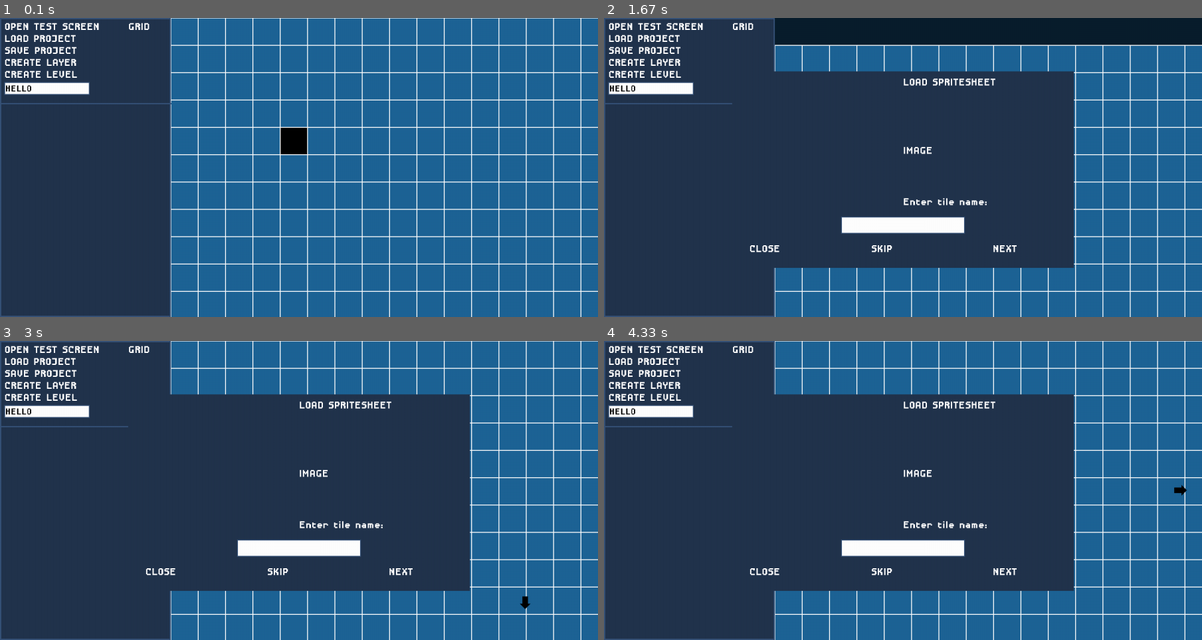
Above: before the commit, frames 1-4 (two rows, left to right).
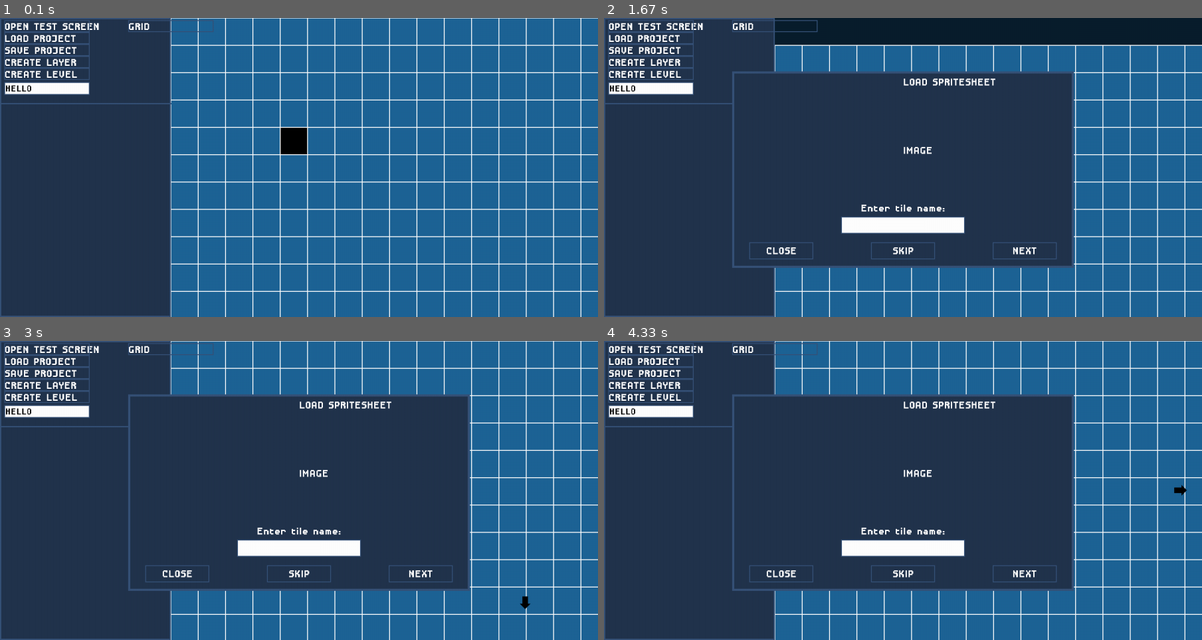
Above: after the commit, the same moments.

Repository: ImYourDope/PyGameLevelDesigner
Game: pygame game, started from main.py
Two runs of this game, one before a commit and one after it. Both use one fixed random seed, a clock stepped at 60 frames per second and the inputs below.
Inputs (mouse positions are in pixels of both pictures, inside the frame that each line leads up to):
- Up to frame 1 (0.1 s): no input
- Up to frame 2 (1.67 s): click "CREATE LEVEL" at 0.38 s; click "OPEN TEST SCREEN" at 0.72 s; click (986, 38) at 1.05 s; click (1124, 272) at 1.38 s
- Up to frame 3 (3 s): click (526, 604) at 2.72 s
- Up to frame 4 (4.33 s): click (807, 391) at 3.05 s; click (1058, 463) at 3.38 s; click (1178, 490) at 4.22 s

The runs differ from the first frame. In frame 1, 0.4% of the frame differs, in the area x 0-36%, y 0-21%; in frame 2, 2.5%, in the area x 0-79%, y 0-84%; in frame 3, 2.5%; in frame 4, 2.5%.

Commit message:
Added border to button. Changed button drawing behaviour

Diff:
--- a/DOM/Layout.py
+++ b/DOM/Layout.py
@@ -2,7 +2,7 @@
 
 from EventManager import Singleton
 from DOM.DOMEventElement import DOMEventElement
-from settings import ui_main_color
+from settings import ui_main_color, popup_screen_border_color
 
 
 class Layout:
@@ -114,6 +114,8 @@
         if 'id' not in self.__dict__ or self.id != 'root':
             surface = pygame.Surface(self.rect())
             surface.fill(ui_main_color)
+            rect = surface.get_rect()
+            pygame.draw.rect(surface, popup_screen_border_color, rect, 5)
             # pygame.draw.rect(screen, ui_main_color, self.rect())
             for elem in self.dom.values():
                 elem.draw(surface)
--- a/Interface/Button.py
+++ b/Interface/Button.py
@@ -1,7 +1,72 @@
+import pygame
+
 from settings import *
 from DOM.ElementInterface import ElementInterface
 from DOM.Layout import layout_manager
 
+
+# class Button(ElementInterface):
+#     DEFAULT = {
+#         'x': 0,
+#         'y': 0,
+#         'width': 200,
+#         'height': 28,
+#         'align': {
+#             'x': 'left',
+#             'y': 'top'
+#         },
+#         'hover': {
+#             'position': 'relative',
+#             'x': 0,
+#             'y': 0
+#         }
+#     }
+#
+#     def __init__(self, properties):
+#         self.id = properties['id']
+#         self.pos = (
+#             properties['x'],
+#             properties['y']
+#         )
+#         self.rect_size = (
+#             properties['width'],
+#             properties['height']
+#         )
+#
+#         self.rect = pygame.Rect((
+#             properties['x'],
+#             properties['y'],
+#             properties['width'],
+#             properties['height']
+#         ))
+#
+#         self.align = properties['align']
+#
+#     def align_shifting(self):
+#
+#         pos = [*self.pos]
+#
+#         width = self.rect_size[0]
+#         height = self.rect_size[1]
+#
+#         if self.align['x'] == 'center':
+#             pos[0] -= width / 2
+#         elif self.align['x'] == 'right':
+#             pos[0] -= width
+#
+#         if self.align['y'] == 'center':
+#             pos[1] += height / 2
+#         elif self.align['y'] == 'bottom':
+#             pos[1] += height
+#
+#         return pos
+#
+#     def mouse_collision(self, pos):
+#         return self.rect.collidepoint(pos)
+#
+#     def draw(self, screen):
+#         pygame.draw.rect(screen, background_color, (self.rect_size, self.pos))
+#         pygame.draw.rect(screen, popup_screen_border_color, (self.rect_size, self.pos), 2)
 
 class Button(ElementInterface):
     DEFAULT = {
@@ -9,6 +74,10 @@
         'y': 0,
         'width': 200,
         'height': 28,
+        'align': {
+            'x': 'left',
+            'y': 'top'
+        },
         'hover': {
             'position': 'relative',
             'x': 0,
@@ -25,15 +94,64 @@
 
         self.surface = main_font.render(properties['text'], False, main_font_color)
         self.pos = (properties['x'], properties['y'])
-        self.rect = self.surface.get_rect(topleft=self.pos)
+        self.rect_size = (properties['width'], properties['height'])
+        self.rect = pygame.Rect(
+            self.pos,
+            self.rect_size
+        )
+        self.surface.get_rect(topleft=self.pos)
         self.shift_pos = (properties['hover']['x'], properties['hover']['y'])
         self.shift_rect = self.surface.get_rect(topleft=self.shift_pos)
+
+        self.align = properties['align']
 
     def mouse_collision(self, cors):
         return self.rect.collidepoint(cors) or self.shift_rect.collidepoint(cors)
 
+    # def rect_blitting_pos(self):
+    #     pos = [*self.pos]
+    #
+    #     button_width = self.rect.width
+    #     button_height = self.rect.height
+    #
+    #
+    #     if self.align['x'] == 'center':
+    #         pos[0] -= button_width / 2
+    #     elif self.align['x'] == 'right':
+    #         pos[0] -= button_width
+    #
+    #     if self.align['y'] == 'center':
+    #         pos[1] += button_height / 2
+    #     elif self.align['y'] == 'bottom':
+    #         pos[1] += button_height
+    #
+    #     return pos
+
+    def surface_blitting_pos(self):
+        pos = [*self.pos]
+
+        button_width = self.rect.width
+        button_height = self.rect.height
+
+        text_width = self.surface.get_width()
+        text_height = self.surface.get_height()
+
+        if self.align['x'] == 'center':
+            pos[0] += (button_width - text_width) / 2
+        elif self.align['x'] == 'right':
+            pos[0] += button_width - text_width
+
+        if self.align['y'] == 'center':
+            pos[1] += (button_height - text_height) / 2
+        elif self.align['y'] == 'bottom':
+            pos[1] += button_height - text_height
+
+        return pos
+
     def draw(self, screen):
         if not layout_manager.ishovered(self.id):
-            screen.blit(self.surface, (self.pos[0], self.pos[1]))
+            screen.blit(self.surface, self.surface_blitting_pos())
         else:
-            screen.blit(self.surface, (self.shift_pos[0], self.shift_pos[1]))
+            screen.blit(self.surface, self.surface_blitting_pos())
+
+        pygame.draw.rect(screen, popup_screen_border_color, (self.pos, self.rect_size), 2)
--- a/Interface/Image.py
+++ b/Interface/Image.py
@@ -2,7 +2,21 @@
 
 
 class Image(ElementInterface):
-    DEFAULT = {}
+    DEFAULT = {
+        'x': 0,
+        'y': 0,
+        'width': 100,
+        'height': 100,
+        'align': {
+            'x': 'left',
+            'y': 'top'
+        },
+        'hover': {
+            'position': 'relative',
+            'x': 0,
+            'y': 0
+        }
+    }
 
     def __init__(self, properties):
         self.id = properties['id']
--- a/Interface/Label.py
+++ b/Interface/Label.py
@@ -9,6 +9,10 @@
         'y': 0,
         'height': 30,
         'text': '',
+        'align': {
+            'x': 'left',
+            'y': 'top'
+        }
     }
 
     def __init__(self, properties):
@@ -19,8 +23,28 @@
         self.text = properties['text']
         self.update_surface()
 
+        self.align = properties['align']
+
+    def blitting_pos(self):
+        pos = [self.properties['x'], self.properties['y']]
+
+        width = self.surface.get_width()
+        height = self.surface.get_height()
+
+        if self.align['x'] == 'center':
+            pos[0] -= width / 2
+        elif self.align['x'] == 'right':
+            pos[0] -= width
+
+        if self.align['y'] == 'center':
+            pos[1] += height / 2
+        elif self.align['y'] == 'bottom':
+            pos[1] += height
+
+        return pos
+
     def draw(self, screen):
-        screen.blit(self.surface, (self.properties['x'], self.properties['y']))
+        screen.blit(self.surface, self.blitting_pos())
 
     def update_surface(self):
         self.surface = main_font.render(self.text, False, main_font_color)
@@ -32,7 +56,7 @@
         # self.render_surface.blit(self.render, (0, 0))
 
     def mouse_collision(self, cors):
-        return False # self.rect.collidepoint(cors)
+        return False  # self.rect.collidepoint(cors)
 
     def setText(self, text):
         self.text = text
--- a/XMLparser.py
+++ b/XMLparser.py
@@ -46,8 +46,9 @@
         for key in 'x', 'y', 'width', 'height':
             if key in props:
                 props[key] = int(props[key])
+
         for key in props.keys():
-            if type(props[key]) is dict:
+            if type(props[key]) is dict and key != 'align':
                 XMLParser.convert_props(props[key])
 
         return props
@@ -57,6 +58,10 @@
         hover = elem.find('Hover')
         if hover is not None:
             elem.attrib['hover'] = hover.attrib
+
+        align = elem.find('Align')
+        if align is not None:
+            elem.attrib['align'] = align.attrib
 
         return elem.attrib
 
--- a/main.py
+++ b/main.py
@@ -24,7 +24,7 @@
 
 root.onclick('toggle-grid', grid.toggle_grid)
 
-xml = XMLParser('spritesheetloaderlayout.xml')
+xml = XMLParser('spritesheetloaderlayout.xml')  # popup xml file
 popup = xml.read_dom()
 popup.onclick('close-popup', lambda _: layout_manager.pop())
 
@@ -48,8 +48,6 @@
         grid.draw(screen)
     draw_ui(screen)
 
-
-
     layout_manager.draw(screen)
 
     if eventManager.main_screen_on:
--- a/spritesheetloaderlayout.xml
+++ b/spritesheetloaderlayout.xml
@@ -9,21 +9,32 @@
             y="400"
             width="150"
             height="40"
-            text="CLOSE"/>
+            text="CLOSE">
+        <Align x="center"
+               y="center"/>
+    </Button>
 
     <Button id="skip-tile"
             x="325"
             y="400"
             width="150"
             height="40"
-            text="SKIP"/>
+            text="SKIP">
+        <Align x="center"
+               y="center"/>
+    </Button>
 
     <Button id="next-tile"
             x="610"
             y="400"
             width="150"
             height="40"
-            text="NEXT"/>
+            text="NEXT">
+
+        <Align x="center"
+               y="center"/>
+
+    </Button>
 
     <Input id="input-tile_name"
            width="290"
@@ -34,7 +45,10 @@
     <Label height="40"
            x="400"
            y="290"
-           text="Enter tile name:"/>
+           text="Enter tile name:">
+        <Align x="center"
+               y="center"/>
+    </Label>
 
     <Image id="current-loading-tile"
            width="192"
